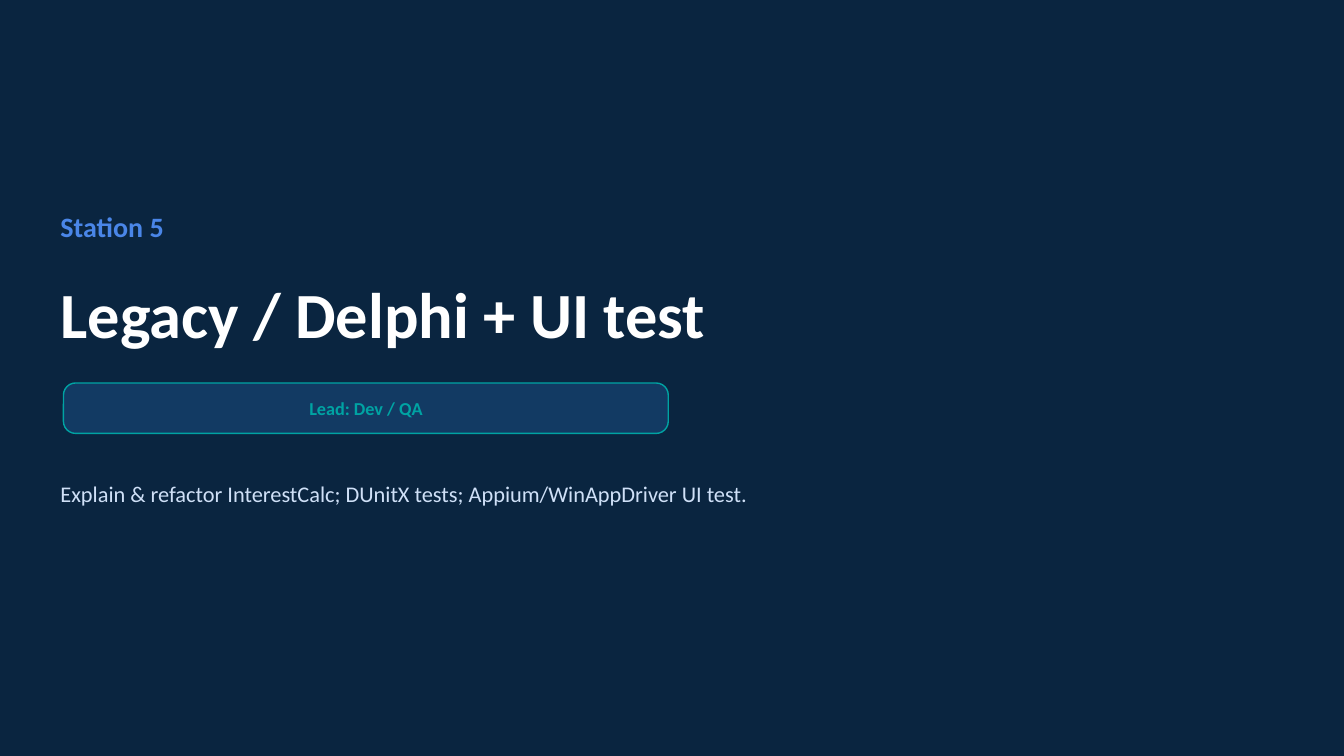
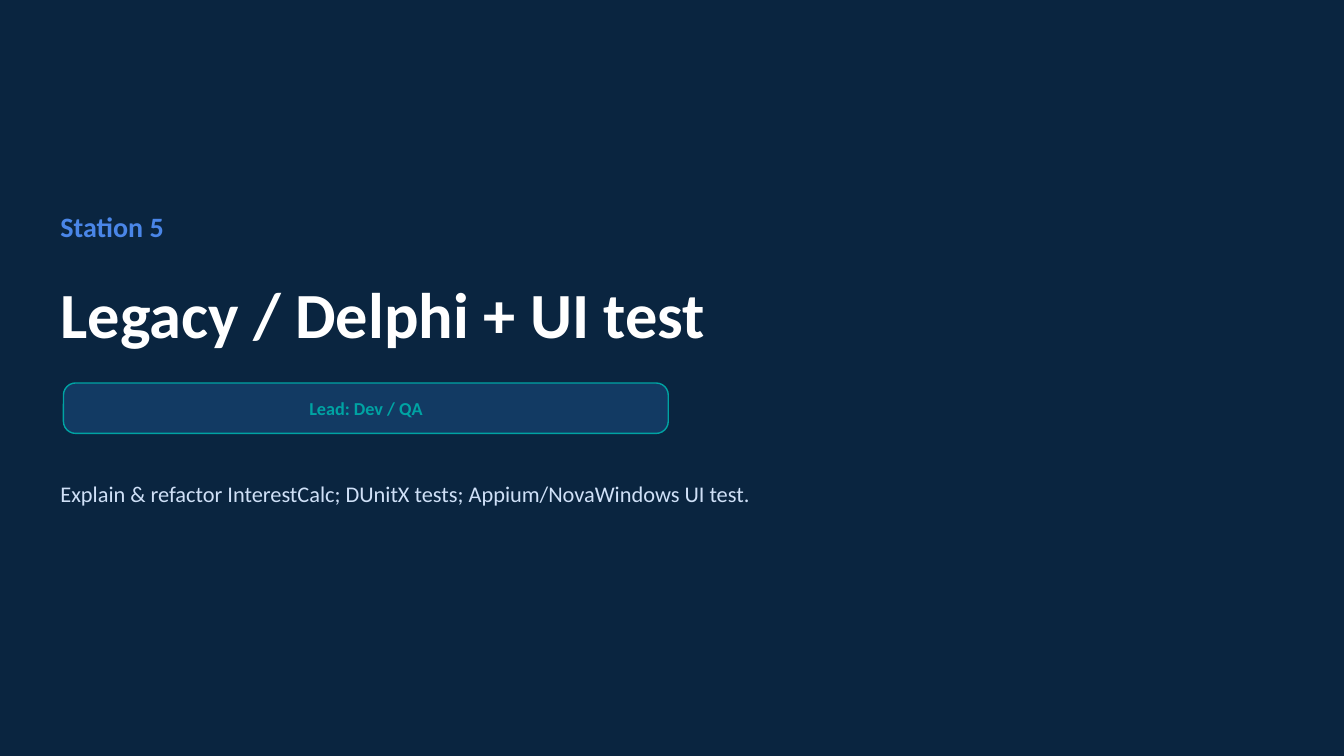
Before and after one commit to amilos/agentic-coding-101, a slide deck: slide 22 of slides/agentic-coding-101.pptx. Drawn at 1344x756 pixels with LibreOffice and Linux fonts; fonts in the diff are those of the drawing. Boxes give left, top, right and bottom in pixels: in the first picture for what was removed or moved away, otherwise in the second. Text is boxed around its words. In the diff, an @@ line names an element or a change of style, - is before the commit and + after.

```diff
--- a/slides/agentic-coding-101.pptx
+++ b/slides/agentic-coding-101.pptx
@@ text at box(60, 486, 750, 506): text changed @@
-Explain & refactor InterestCalc; DUnitX tests; Appium/WinAppDriver UI test.
+Explain & refactor InterestCalc; DUnitX tests; Appium/NovaWindows UI test.
```
Also in this commit, not shown: 6 other slides changed, 14 other files.
